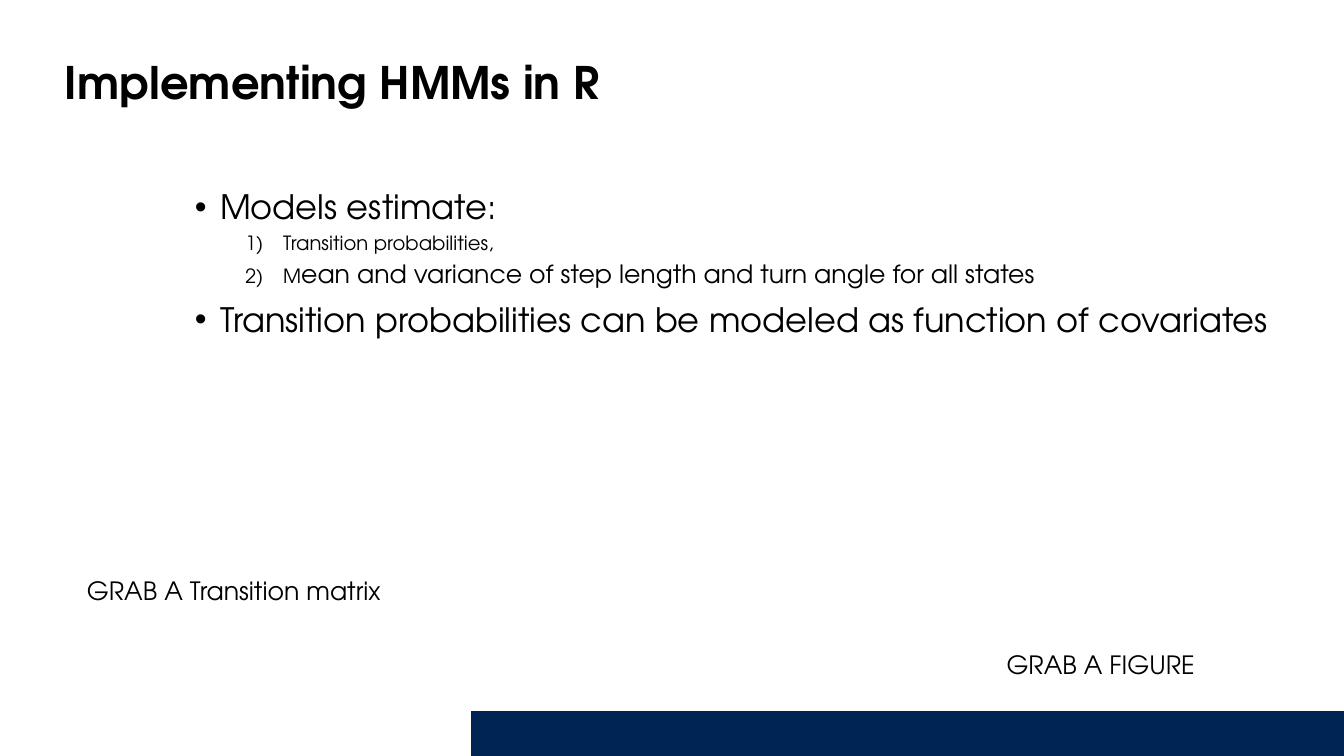
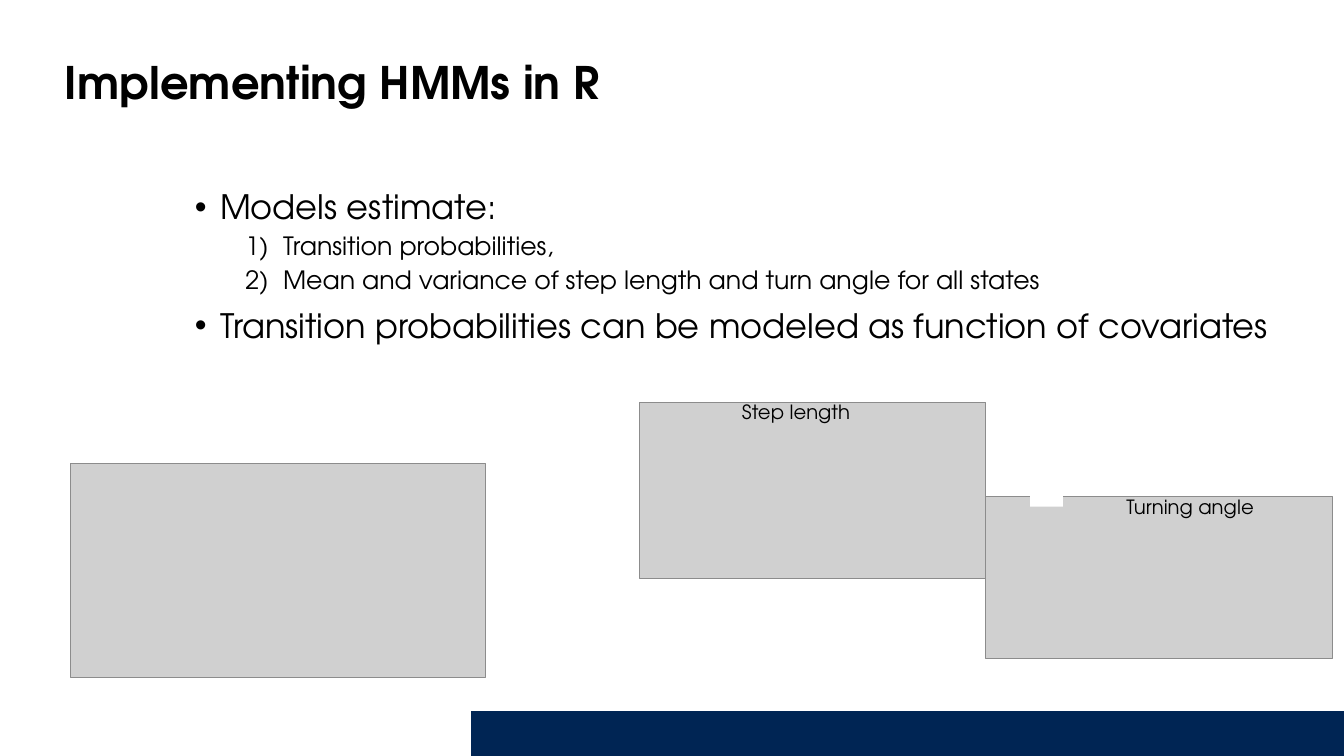
Before and after one commit to Smithsonian/Introduction_HMM, a slide deck: slide 6 of Presentation/IntroAnimalMovements_HMMs.pptx. Drawn at 1344x756 pixels with LibreOffice and Linux fonts; fonts in the diff are those of the drawing; grey boxes stand for pictures; background and template pictures are left out. Boxes give left, top, right and bottom in pixels: in the first picture for what was removed or moved away, otherwise in the second. Text is boxed around its words. In the diff, an @@ line names an element or a change of style, - is before the commit and + after.

```diff
--- a/Presentation/IntroAnimalMovements_HMMs.pptx
+++ b/Presentation/IntroAnimalMovements_HMMs.pptx
@@ text at box(283, 236, 1039, 295): size 14 to 18 pt in "Transition probabilities,", "Mean" @@
@@ picture added at box(639, 402, 986, 578) @@
@@ text added at box(742, 399, 850, 423), 14 pt, text #000000 @@
+Step length
@@ picture added at box(71, 464, 486, 678) @@
@@ picture added at box(986, 496, 1333, 658) @@
@@ rectangle added at box(1030, 483, 1064, 507), fill #FFFFFF @@
@@ text added at box(1126, 494, 1254, 518), 14 pt, text #000000 @@
+Turning angle
@@ text removed at box(87, 581, 380, 601) @@
-GRAB A Transition matrix
@@ text removed at box(1007, 655, 1194, 675) @@
-GRAB A FIGURE
```
Also in this commit, not shown: 9 other slides changed, 2 slides added, 2 slides removed.
